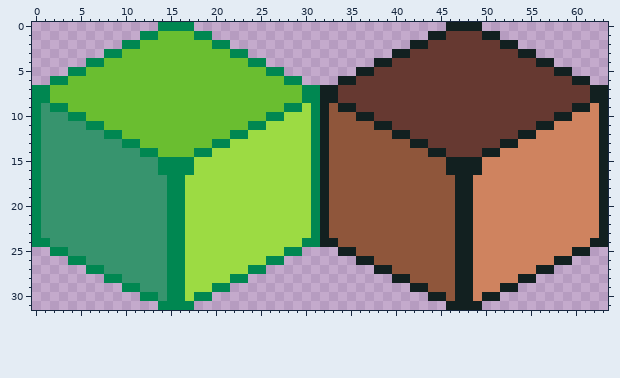
Two versions of one pixel-art sprite, assets/Tiles/png/TileSet.png. The picture above is the old version.
The file is 64x32 pixels.
The result:
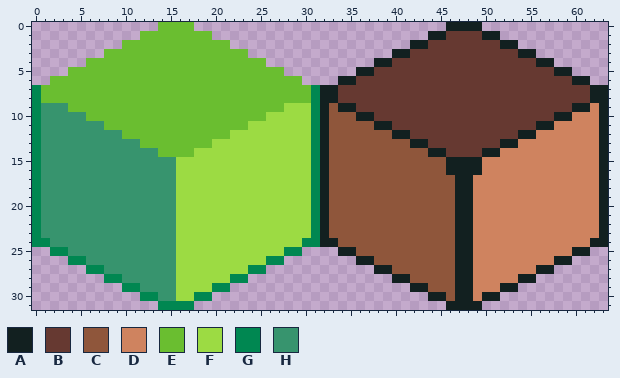
Palette (. is transparent): A #122020  B #663931  C #8f563b  D #cf835f  E #6abe30  F #9cdb43  G #008751  H #37946e
The exact change:
y 0: x 14..17 GGGG -> EEEE
y 1: x 12..13 GG -> EE; x 18..19 GG -> EE
y 2: x 10..11 GG -> EE; x 20..21 GG -> EE
y 3: x 8..9 GG -> EE; x 22..23 GG -> EE
y 4: x 6..7 GG -> EE; x 24..25 GG -> EE
y 5: x 4..5 GG -> EE; x 26..27 GG -> EE
y 6: x 2..3 GG -> EE; x 28..29 GG -> EE
y 7..8: x 1 G -> E; x 30 G -> E
y 9: x 2..3 GG -> HH; x 28..29 GG -> FF
y 10: x 4..5 GG -> HH; x 26..27 GG -> FF
y 11: x 6..7 GG -> HH; x 24..25 GG -> FF
y 12: x 8..9 GG -> HH; x 22..23 GG -> FF
y 13: x 10..11 GG -> HH; x 20..21 GG -> FF
y 14: x 12..13 GG -> HH; x 18..19 GG -> FF
y 15..16: x 14..17 GGGG -> HHFF
y 17..30: x 15..16 GG -> HF
Changed places in both pictures, as pixel boxes (x1, y1, x2, y2):
changed: (41, 22, 311, 301)
